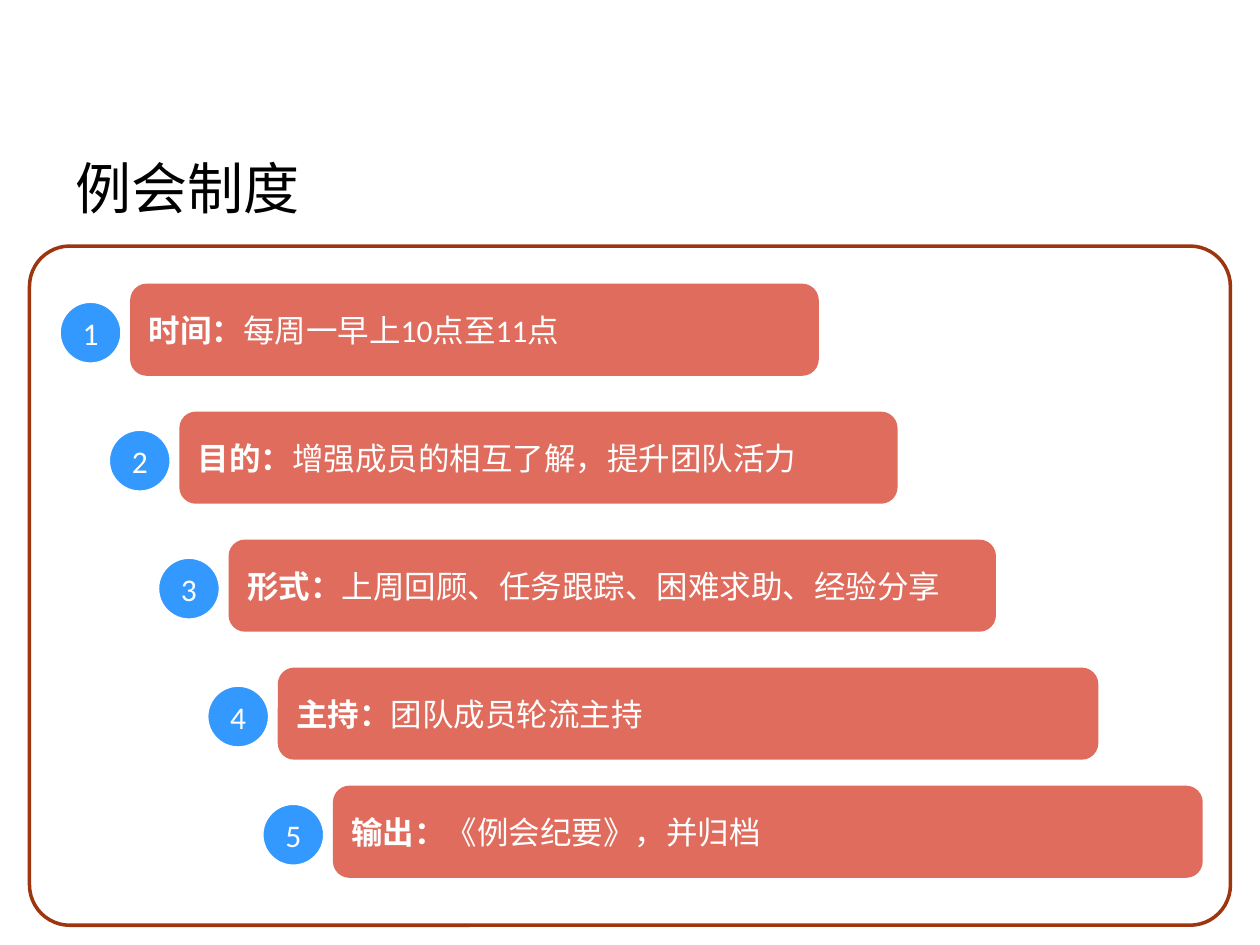
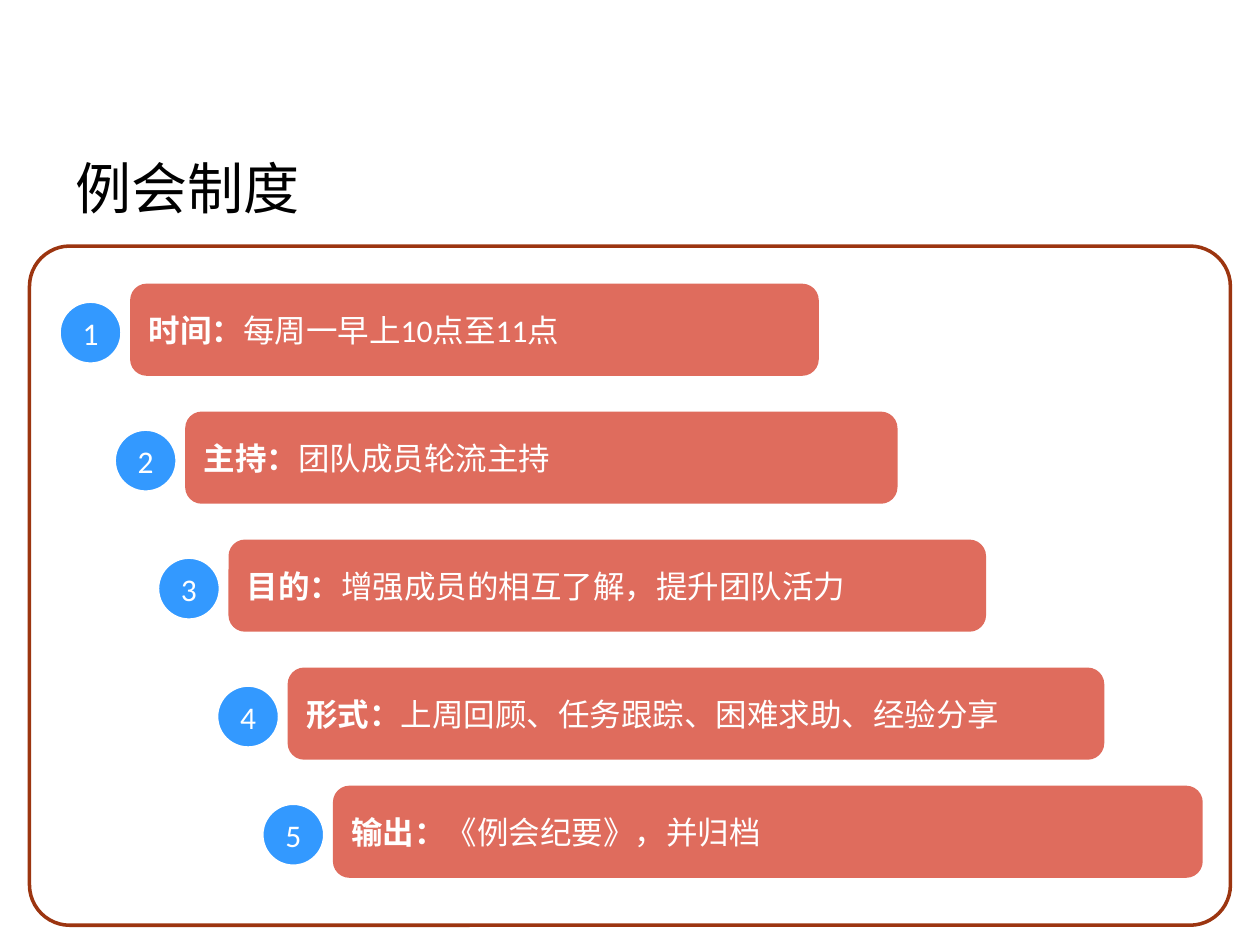
Before and after one commit to Vivian-hihi/SequoiaDB, a slide deck: slide 2 of internal_doc/00.项目管理/02.制度宣传/2014Q3项目制度流程宣传.pptx. Drawn at 1260x945 pixels with LibreOffice and Linux fonts; fonts in the diff are those of the drawing; background and template pictures are left out. Boxes give left, top, right and bottom in pixels: in the first picture for what was removed or moved away, otherwise in the second. Text is boxed around its words. In the diff, an @@ line names an element or a change of style, - is before the commit and + after.

```diff
--- a/internal_doc/00.项目管理/02.制度宣传/2014Q3项目制度流程宣传.pptx
+++ b/internal_doc/00.项目管理/02.制度宣传/2014Q3项目制度流程宣传.pptx
@@ rounded rectangle "主持：团队成员轮流主持": place and size @@
-rounded rectangle "主持：团队成员轮流主持" at (280, 669, 1096, 757)
+rounded rectangle "主持：团队成员轮流主持" at (186, 413, 896, 501)
@@ ellipse "2": place and size @@
-ellipse "2" at (108, 430, 171, 493)
+ellipse "2" at (115, 430, 178, 493)
@@ rounded rectangle "目的：增强成员的相互了解，提升团队活力": place and size @@
-rounded rectangle "目的：增强成员的相互了解，提升团队活力" at (181, 413, 896, 501)
+rounded rectangle "目的：增强成员的相互了解，提升团队活力" at (231, 542, 984, 630)
@@ ellipse "4": place and size @@
-ellipse "4" at (207, 685, 270, 748)
+ellipse "4" at (217, 685, 280, 748)
@@ rounded rectangle "形式：上周回顾、任务跟踪、困难求助、经验分享": place and size @@
-rounded rectangle "形式：上周回顾、任务跟踪、困难求助、经验分享" at (231, 542, 994, 630)
+rounded rectangle "形式：上周回顾、任务跟踪、困难求助、经验分享" at (290, 669, 1102, 757)
```
